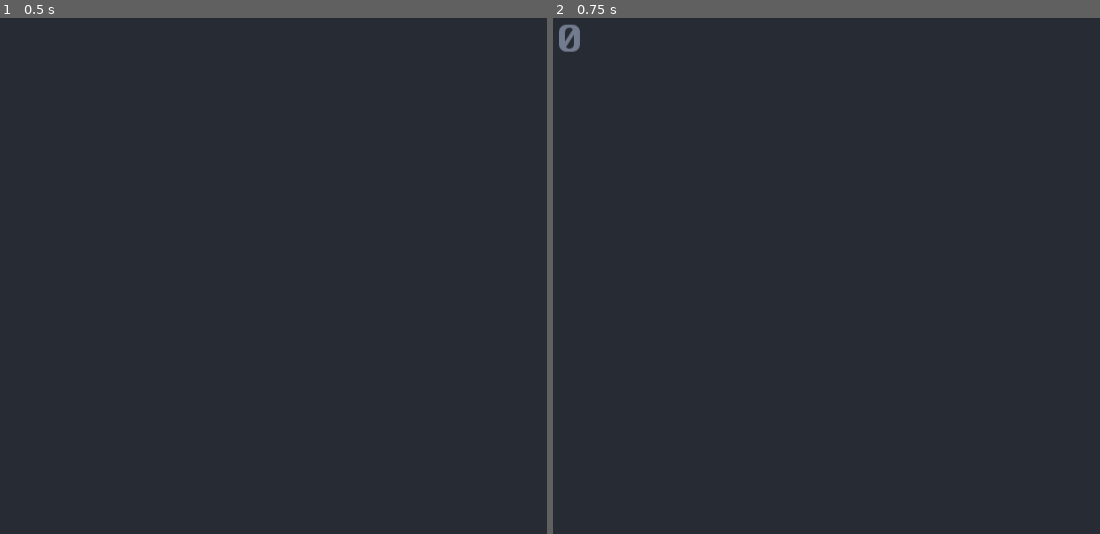
Above: before the commit, frames 1-2 (left to right).
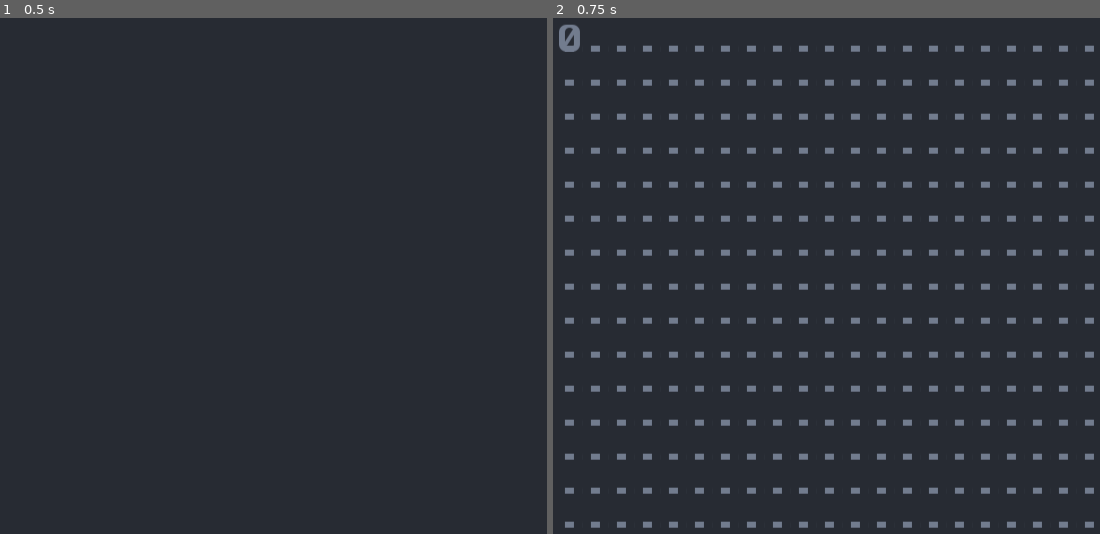
Above: after the commit, the same moments.

Repository: johnnybigoode-zz/godot-roguelike-2021
Game: Godot game, scene res://scene/main/MainScene.tscn
The game is run twice, just before and just after one commit, with the same random seed, the same clock (stepped at 60 frames per second) and the same inputs.
Inputs:
- Up to frame 1 (0.5 s): no input
- Up to frame 2 (0.75 s): tap Enter at 0.5 s; hold Right (move_right) from 0.53 s (still down); tap Space (init_world) at 0.6 s

Frame 1 is identical in both runs. In frame 2, 7.0% of the frame differs, in the area x 2-99%, y 5-99%.

Commit message:
Press space to create empty floor

Diff:
--- a/scene/main/InitWorld.gd
+++ b/scene/main/InitWorld.gd
@@ -1,29 +1,39 @@
 extends Node2D
 
 signal sprite_created(new_sprite)
+
+const ArrowX := preload("res://sprite/ArrowX.tscn")
+const ArrowY := preload("res://sprite/ArrowY.tscn")
+const Dwarf := preload("res://sprite/Dwarf.tscn")
+const Floor := preload("res://sprite/Floor.tscn")
+const Wall := preload("res://sprite/Wall.tscn")
 
 const Player := preload("res://sprite/PC.tscn")
 
 var _new_GroupName := preload("res://library/GroupName.gd").new()
 var _new_ConvertCoord := preload("res://library/ConvertCoord.gd").new()
+var _new_DungeonSize := preload("res://library/DungeonSize.gd").new()
 var _new_InputName := preload("res://library/InputName.gd").new()
 
 var _initialized: bool = false
 
 #func _ready() -> void:
-	#_create_sprite(Player, _new_GroupName.PC, 1, 1)
+    #_create_sprite(Player, _new_GroupName.PC, 1, 1)
 
 func _unhandled_input(event: InputEvent) -> void:
     if event.is_action_pressed(_new_InputName.INIT_WORLD):
         _create_sprite(Player, _new_GroupName.PC, 1, 1)
         set_process_unhandled_input(false)
+        for i in range(_new_DungeonSize.MAX_X):
+            for j in range(_new_DungeonSize.MAX_Y):
+                _create_sprite(Floor, _new_GroupName.FLOOR, i, j)
 
 func _create_sprite(
     prefab: PackedScene, group: String, x: int, y: int, x_offset: int = 0, y_offset: int = 0
 ) -> void:
-	var _new_Sprite := prefab.instance() as Sprite
-	_new_Sprite.position = _new_ConvertCoord.index_to_vector(x + x_offset, y + y_offset)
-	_new_Sprite.add_to_group(group)
+    var _new_Sprite := prefab.instance() as Sprite
+    _new_Sprite.position = _new_ConvertCoord.index_to_vector(x + x_offset, y + y_offset)
+    _new_Sprite.add_to_group(group)
 
-	add_child(_new_Sprite)
-	emit_signal("sprite_created", _new_Sprite)
+    add_child(_new_Sprite)
+    emit_signal("sprite_created", _new_Sprite)
